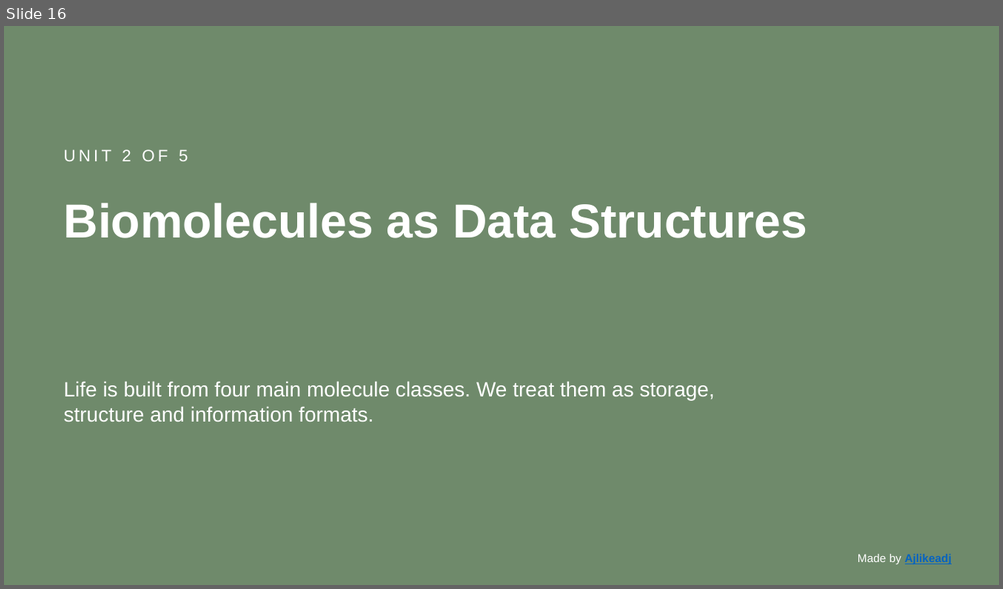
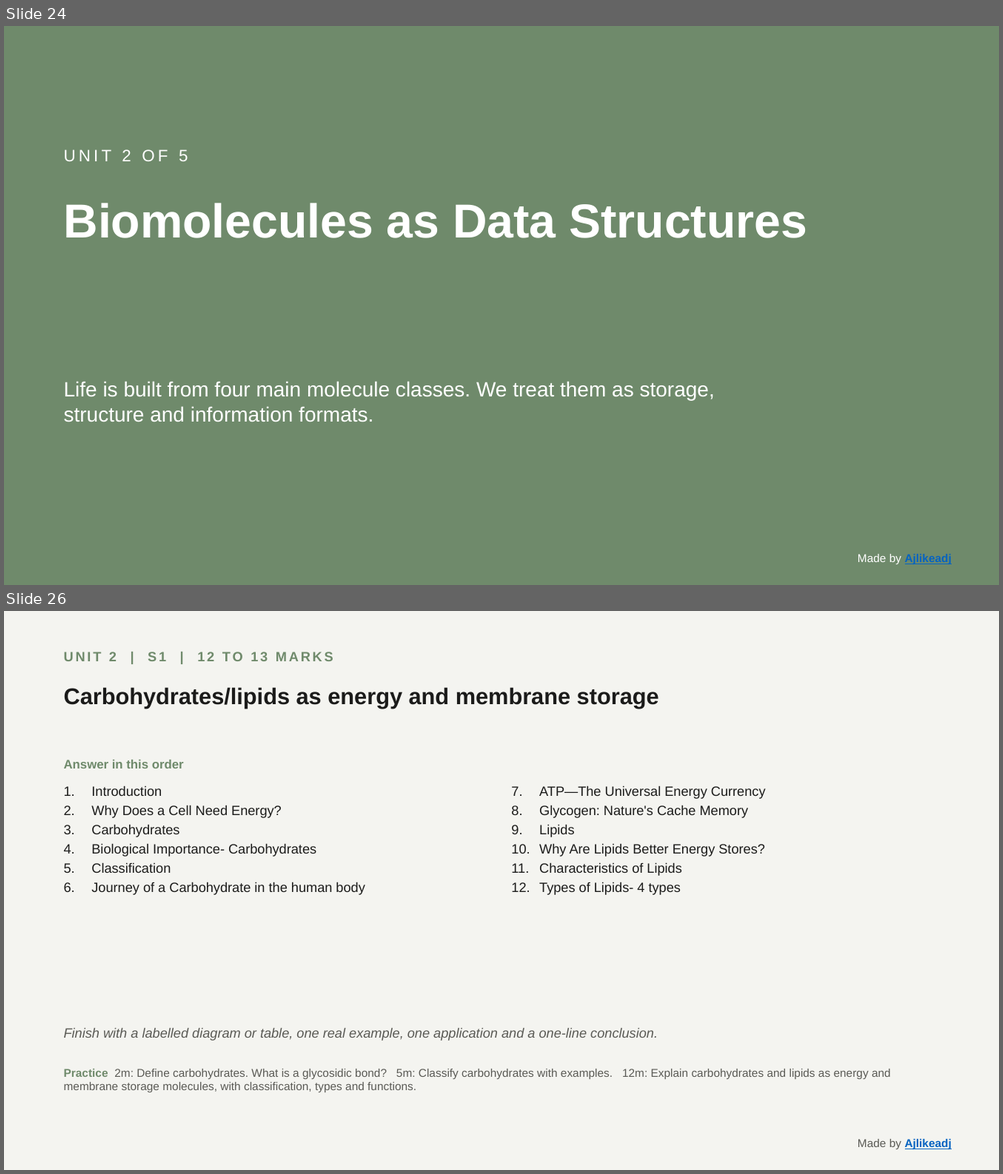
Before and after one commit to Ajlikeadj/Bio, a slide deck: CompBio-slides.pptx. Shown one above the other, each under a label of ours: slide 16 before the commit, slides 24 and 26 after it; the slides between them are not shown. The pictures are 1003x589 and 1003x1174 pixels, drawn with LibreOffice and Linux fonts; fonts in the diff are those of the drawing. Boxes give left, top, right and bottom in pixels: in the first picture for what was removed or moved away, otherwise in the second. Text is boxed around its words. In the diff, an @@ line names an element or a change of style, - is before the commit and + after.

```diff
--- a/CompBio-slides.pptx
+++ b/CompBio-slides.pptx
@@ slide 26 added at <box>4,611,999,1170</box>, background #F4F4F0 @@
@@ text added at <box>64,652,333,661</box>, 13 pt, text #6F8A6B, bold @@
+UNIT 2 | S1 | 12 TO 13 MARKS
@@ text added at <box>64,687,659,709</box>, 22 pt, text #1B1B1A, bold @@
+Carbohydrates/lipids as energy and membrane storage
@@ text added at <box>64,760,184,769</box>, 12 pt, text #6F8A6B, bold @@
+Answer in this order
@@ text added at <box>91,786,364,895</box>, 13 pt, text #1B1B1A @@
+1. Introduction
+2. Why Does a Cell Need Energy?
+3. Carbohydrates
+4. Biological Importance- Carbohydrates
+5. Classification
+6. Journey of a Carbohydrate in the human body
@@ text added at <box>539,786,765,895</box>, 13 pt, text #1B1B1A @@
+7. ATP—The Universal Energy Currency
+8. Glycogen: Nature's Cache Memory
+9. Lipids
+10. Why Are Lipids Better Energy Stores?
+11. Characteristics of Lipids
+12. Types of Lipids- 4 types
@@ text added at <box>64,1028,657,1041</box>, 13 pt, text #5A5A55, italic @@
+Finish with a labelled diagram or table, one real example, one application and a one-line conclusion.
@@ text added at <box>64,1069,891,1093</box>, 11 pt, text #5A5A55 @@
+Practice 2m: Define carbohydrates. What is a glycosidic bond? 5m: Classify carbohydrates with examples. 12m: Explain carbohydrates and lipids as energy and membrane storage molecules, with classification, types and functions.
@@ text added at <box>857,1139,951,1150</box>, 11 pt, text #0563C1, bold, underline @@
+Made by Ajlikeadj
@@ what was slide 16 is now slide 24 @@
```
Also in this commit, not shown: 1 slide changed, 67 other slides added, 60 slides removed, 10 other files.
